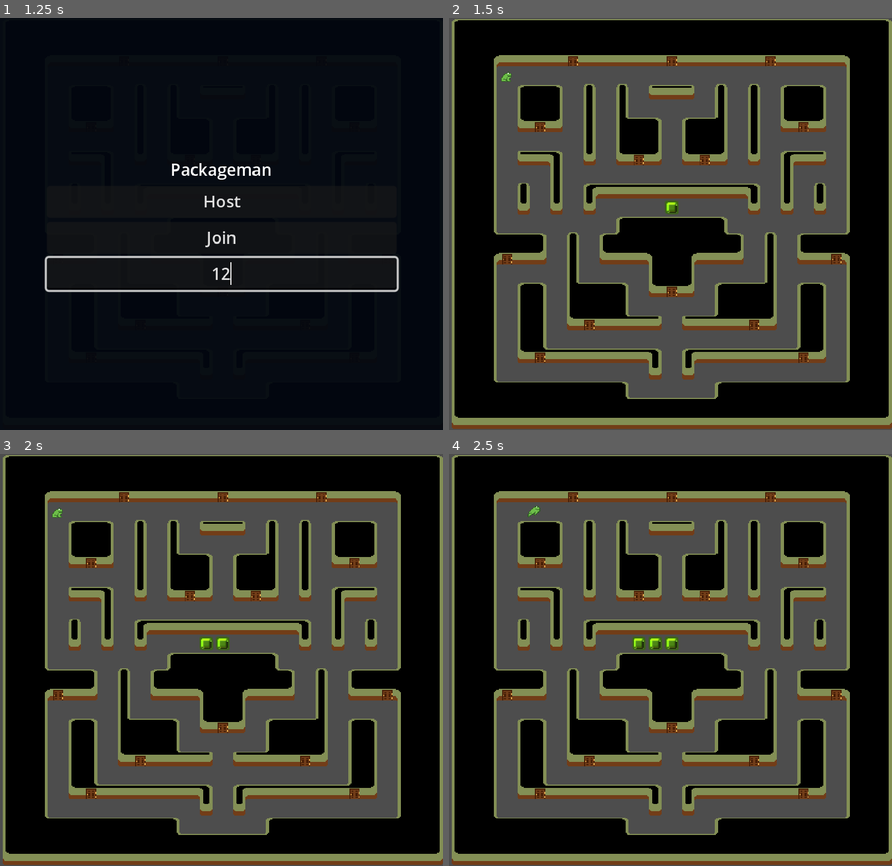
Above: before the commit, frames 1-4 (two rows, left to right).
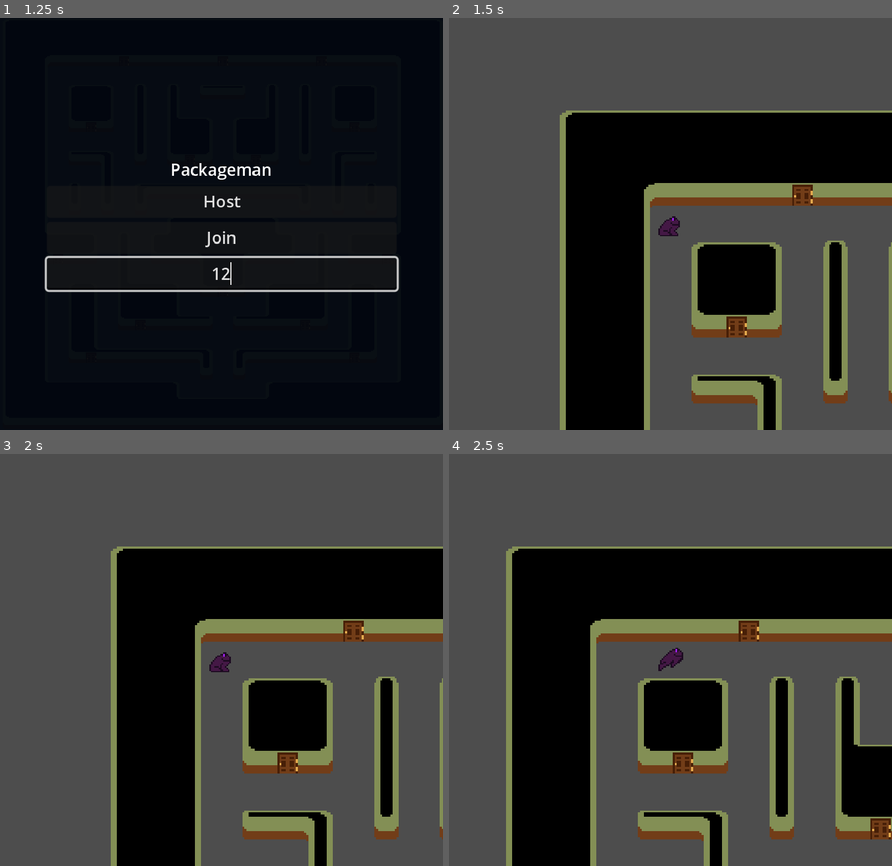
Above: after the commit, the same moments.

Repository: souplamp/packageman
Game: Godot game, scene res://main/main.tscn
Two runs of this game, one before a commit and one after it. Both use one fixed random seed, a clock stepped at 60 frames per second and the inputs below.
Inputs (mouse positions are in pixels of both pictures, inside the frame that each line leads up to):
- Up to frame 1 (1.25 s): click (221, 273) at 0.52 s; type "12" at 0.6 s
- Up to frame 2 (1.5 s): click "Host" at 1.25 s
- Up to frame 3 (2 s): no input
- Up to frame 4 (2.5 s): tap Enter at 2 s; hold Right (ui_right) from 2.03 s (still down)

Frame 1 is identical in both runs. In frame 2, 69% of the frame differs, in the area x 0-100%, y 0-100%; in frame 3, 69%; in frame 4, 71%.

Commit message:
new camera code

Diff:
--- a/frog/frog.gd
+++ b/frog/frog.gd
@@ -13,6 +13,7 @@
 
 @onready var raycast = $RayCast2D
 @onready var animsprite = $AnimatedSprite2D
+@onready var camera = $Camera2D
 
 var color: Color
 
@@ -21,6 +22,7 @@
 
 func _ready() -> void:
 	if not is_multiplayer_authority(): return
+	camera.make_current()
 
 @rpc("call_local")
 func set_color() -> void:
--- a/frog/frog.tscn
+++ b/frog/frog.tscn
@@ -149,5 +149,8 @@
 animation = &"hop_down"
 frame_progress = 0.242412
 
+[node name="Camera2D" type="Camera2D" parent="."]
+zoom = Vector2(2, 2)
+
 [node name="MultiplayerSynchronizer" type="MultiplayerSynchronizer" parent="."]
 replication_config = SubResource("SceneReplicationConfig_1oth0")
--- a/main/main.gd
+++ b/main/main.gd
@@ -12,9 +12,10 @@
 func add_player(peer_id):
 	var player = FROG.instantiate()
 	player.name = str(peer_id)
+	add_child(player)
+
 	player.color = [Color.RED, Color.WHITE, Color.PURPLE, Color.DARK_ORANGE].pick_random()
 	player.set_color.rpc()
-	add_child(player)
 
 func _on_host_pressed():
 	main_menu.hide()
Not shown: 1 places in mansion/mansion.tscn that only renumber resources
